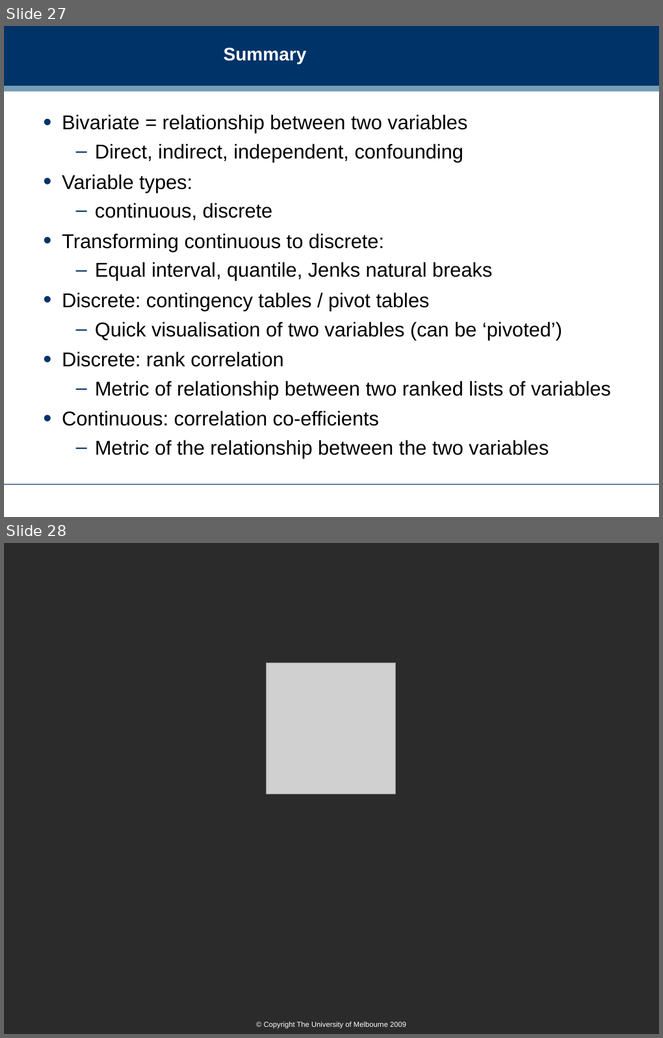
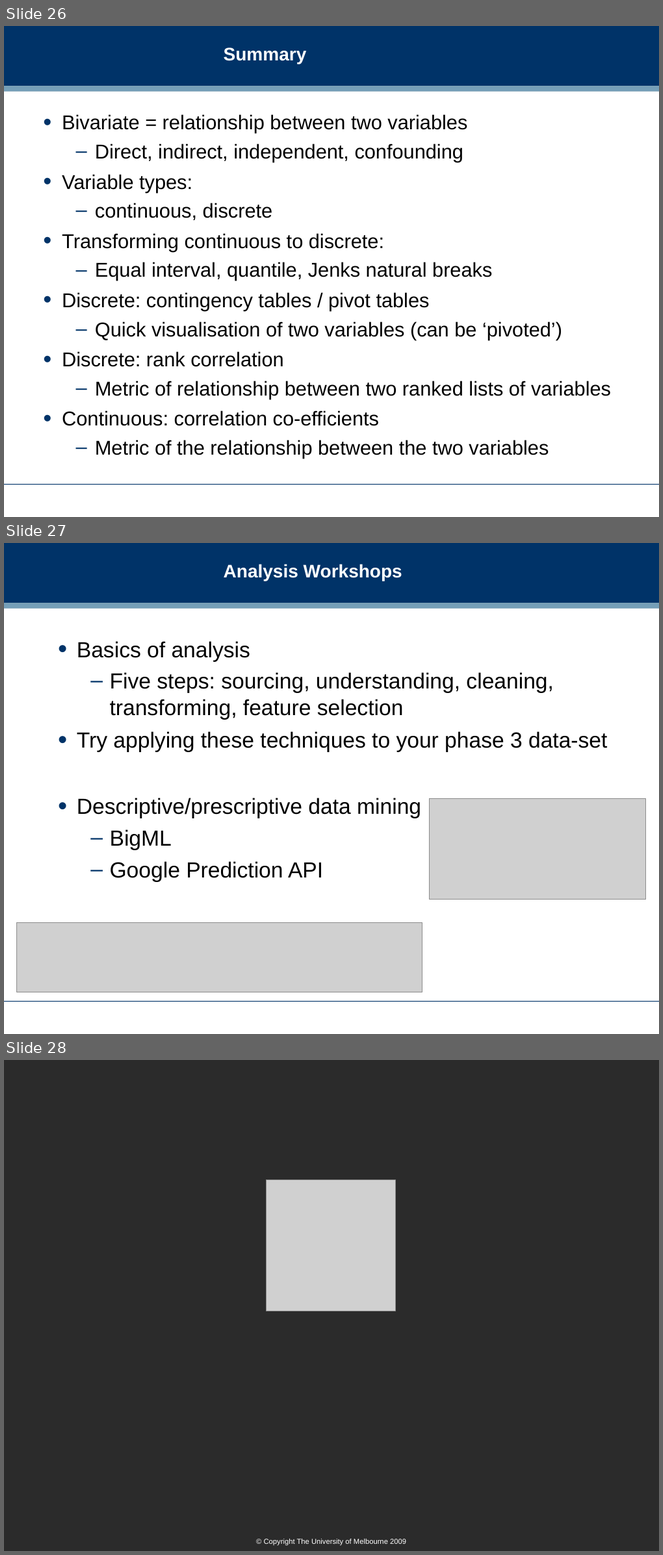
Before and after one commit to dreamind/ix, a slide deck: lectures/making-sense-data/bivariate-analysis.ppt. Shown one above the other, each under a label of ours: slides 27 and 28 before the commit, slides 26, 27 and 28 after it. The pictures are 663x1038 and 663x1555 pixels, drawn with LibreOffice and Linux fonts; fonts in the diff are those of the drawing; grey boxes stand for pictures; background and template pictures are left out; a plain dark background stands for a picture behind light text. Boxes give left, top, right and bottom in pixels: in the first picture for what was removed or moved away, otherwise in the second. Text is boxed around its words. In the diff, an @@ line names an element or a change of style, - is before the commit and + after.

```diff
--- a/lectures/making-sense-data/bivariate-analysis.ppt
+++ b/lectures/making-sense-data/bivariate-analysis.ppt
@@ slide 27 added at (4,543,659,1034), background #FFFFFF; not listed: 3 template elements that a slide beside it also shows @@
@@ title added at (224,564,402,581), 20 pt, text #FFFFFF, bold @@
+Analysis Workshops
@@ text added at (77,641,607,882), 24 pt, text #000000 @@
+• Basics of analysis
+  – Five steps: sourcing, understanding, cleaning, transforming, feature selection
+• Try applying these techniques to your phase 3 data-set
+• Descriptive/prescriptive data mining
+  – BigML
+  – Google Prediction API
@@ picture added at (430,799,646,900) @@
@@ picture added at (17,923,423,992) @@
@@ what was slide 27 is now slide 26 @@
```
Also in this commit, not shown: 2 slides changed, 1 other slide added, 2 slides removed.
